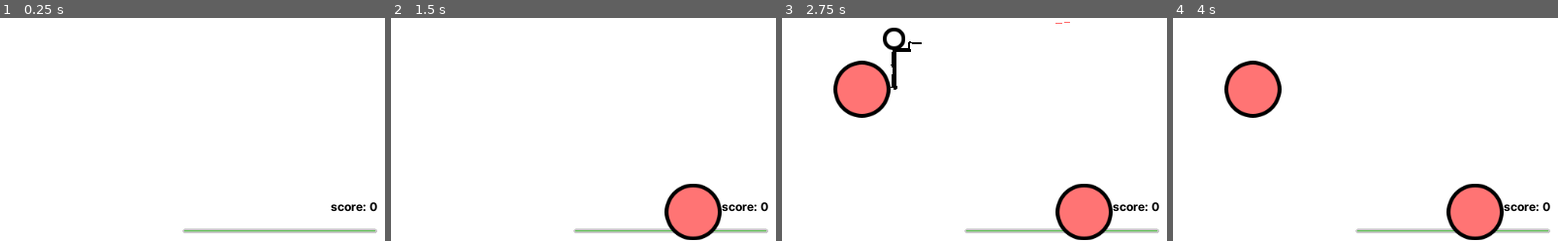
Above: before the commit, frames 1-4 (left to right).
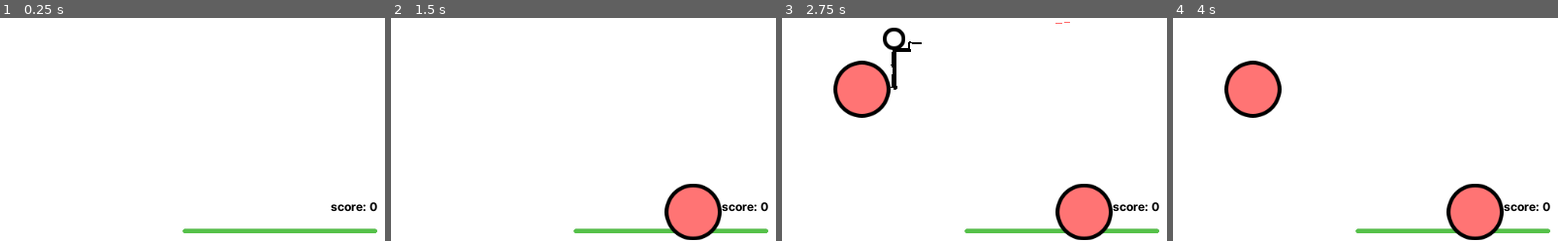
Above: after the commit, the same moments.

Repository: illogicalapple/stickmaniac
Game: Godot game, scene res://Root.tscn
Same seed, same stepped clock (60 frames per second), same inputs: the game is played once before the commit and once after it.
Inputs (mouse positions are % of the whole screen's width and height, from its top left):
- Up to frame 1 (0.25 s): no input
- Up to frame 2 (1.5 s): click "spawn enemy (debug)" at 0.5 s; click (5, 7) at 1.25 s
- Up to frame 3 (2.75 s): tap Enter at 2 s; move the mouse to (72, 44) at 2.02 s; hold Right (ui_right) from 2.03 s (still down); hold Space (pew_pew) from 2.03 s (still down)
- Up to frame 4 (4 s): move the mouse to (30, 54) at 2.77 s; release Right (ui_right) at 2.78 s; release Space (pew_pew) at 2.78 s; hold Down (ui_down) 2.78-3.53 s; tap Space (pew_pew) at 2.85 s; move the mouse to (60, 27) at 3.52 s; hold Right (ui_right) from 3.53 s (still down); hold Space (pew_pew) from 3.53 s (still down)
The pictures show only the part of the screen within x 47-97%, y 44-94%; the shares and areas given below are measured in that part.

The runs differ from the first frame. In frame 1, 0.9% of the frame differs, in the area x 47-98%, y 94-97%; in frame 2, 0.7%; in frame 3, 0.7%; in frame 4, 0.7%.

Commit message:
remove border
bad border

Diff:
--- a/ui/GUI.tscn
+++ b/ui/GUI.tscn
@@ -14,11 +14,6 @@
 
 [sub_resource type="StyleBoxFlat" id=1]
 bg_color = Color( 0.337255, 0.760784, 0.290196, 1 )
-border_width_left = 2
-border_width_top = 2
-border_width_right = 2
-border_width_bottom = 2
-border_color = Color( 0.784314, 0.784314, 0.784314, 1 )
 corner_radius_top_left = 5
 corner_radius_top_right = 5
 corner_radius_bottom_right = 5
